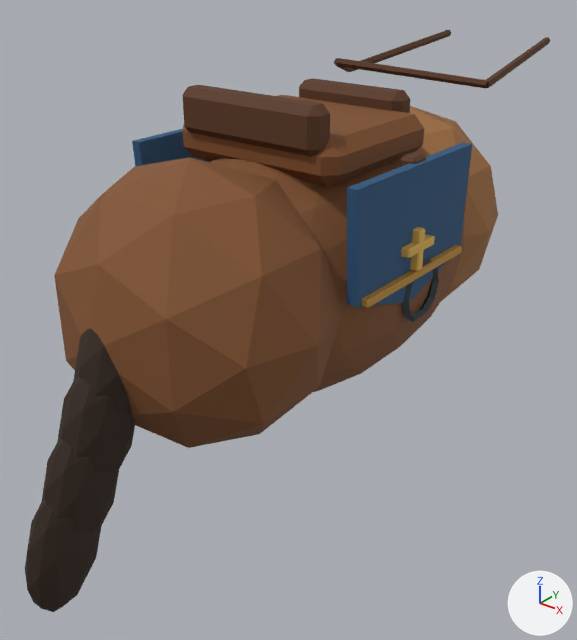
Two versions of the glTF model assets/models/units/light_cavalry/Body.glb, one commit apart.
Before and after are seen from a 50 mm camera at (1.55, -2.13, 1.0) aimed at (-0.02, -0.17, -0.21). The lights are fixed; the arrows at lower right show +X, +Y and +Z. The first picture is the older version. Vertices at exactly the same position are counted once.

Objects in the first picture: 'Sculpture'.
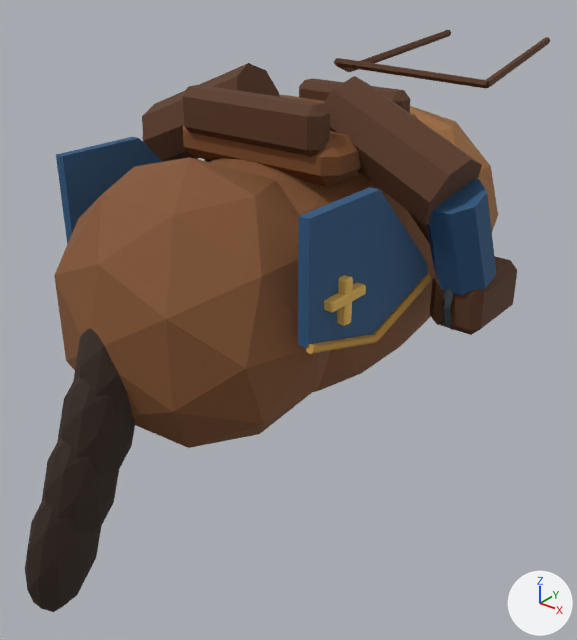
What differs and where, as boxes [x1, y1, x2, y2] in the pictures (577 x 640 px; the box of a moved part takes in the faces that stretch with it):
part 1 of me_sculpture, moved or reshaped (not visible afterwards)
    before: [401, 235, 435, 258]
part 2 of me_sculpture, moved or reshaped (not visible afterwards)
    before: [402, 257, 439, 322]
part 3 of me_sculpture, moved or reshaped
    before: [410, 227, 425, 271]
    after: [337, 275, 353, 326]
part 4 of me_sculpture, moved or reshaped
    before: [362, 245, 462, 308]
    after: [324, 282, 366, 313]
part 5 of me_sculpture, added
    after: [442, 288, 454, 330]
part 6 of me_sculpture, added
    after: [306, 275, 432, 354]
part 7 of me_sculpture, added (brown)
    after: [430, 256, 517, 335]
part 8 of me_sculpture, added (mostly hidden)
    after: [408, 211, 430, 244]
part 9 of me_sculpture, deleted
    before: [400, 152, 426, 167]
part 10 of me_sculpture, moved or reshaped
    before: [132, 129, 472, 307]
    after: [56, 63, 496, 348]

The change, as a list of edits to the scene's bpy script:
```text
Change me_sculpture:
    used by ob_sculpture; location = (0.0, 0.0, 0.0)
    remove me_sculpture.from_pydata(...)  # 873 vertices, 1652 faces; spans x -0.46..0.46, y -1.31..1.21, z -0.71..0.61
    add me_sculpture.from_pydata(...)  # 981 vertices, 1844 faces; spans x -0.67..0.67, y -1.31..1.21, z -0.71..0.62
    me_sculpture part 1: the loose piece of 24 vertices spanning x 0.42..0.46, y -0.2..-0.05, z 0.14..0.17 is moved by (-0.92, -0.44, 0.0)
    me_sculpture part 2: the loose piece of 40 vertices spanning x 0.42..0.44, y -0.18..0.04, z -0.11..0.09 is moved by (-1.0, 0.0, 0.02)
    me_sculpture part 3: the loose piece of 24 vertices spanning x 0.42..0.46, y -0.15..-0.11, z 0.08..0.21 is moved by (0.04, -0.44, 0.0)
    me_sculpture part 4: the loose piece of 24 vertices spanning x 0.42..0.46, y -0.41..0.14, z 0.05..0.08 is scaled about its middle by (1.13, 0.266, 1.2), then moved by (0.05, -0.44, 0.09)
    me_sculpture part 5: the loose piece of 40 vertices spanning x 0.42..0.44, y -0.18..0.04, z -0.11..0.09 is copied, and the copy is moved by (0.14, 0.0, 0.02); it spans x 0.56..0.58, y -0.18..0.04, z -0.1..0.11
    me_sculpture part 6: a new loose piece of 27 vertices spanning x 0.47..0.49, y -0.71..-0.12, z -0.04..0.07, in mat_unitsurface
    me_sculpture part 7: a new loose piece of 24 vertices spanning x 0.5..0.67, y -0.14..0.14, z -0.09..0.09, in mat_unitsurface
    me_sculpture part 8: a new loose piece of 14 vertices spanning x 0.28..0.59, y -0.17..-0.05, z 0.05..0.43, in mat_unitsurface
    me_sculpture part 9: the loose piece of 24 vertices spanning x 0.36..0.42, y -0.14..-0.06, z -0.01..0.41 is deleted
    me_sculpture part 10
    122 vertices are removed from x -0.46..0.43, y -0.45..0.19, z -0.11..0.41
    241 faces are deleted
    10 vertices move from x -0.45..-0.36, y -0.2..0.14, z -0.01..0.14 to x -0.66..0.18, y -0.25..0.0, z 0.06..0.6
    57 vertices are added at x -0.66..0.66, y -0.71..0.0, z -0.03..0.62
    12 new vertices lie (0.04, 0.0, 0.0) away from vertices in x -0.48..0.44, y -0.71..-0.12, z -0.03..0.4
    8 new vertices lie (0.41, 0.04, 0.17) away from vertices in x -0.61..-0.53, y -0.29..-0.07, z 0.25..0.45
    8 new vertices lie (0.41, -0.04, -0.17) away from vertices in x -0.45..0.2, y -0.22..0.14, z 0.07..0.62
    6 new vertices lie (0.07, 0.0, 0.0) away from vertices in x -0.61..0.55, y -0.26..0.0, z 0.05..0.38
    7 new vertices lie (0.0, 0.06, 0.02) away from vertices in x -0.5..0.66, y -0.21..-0.1, z 0.07..0.34
    189 new faces join them
    other edits to the shape of me_sculpture do not show in these pictures
```
